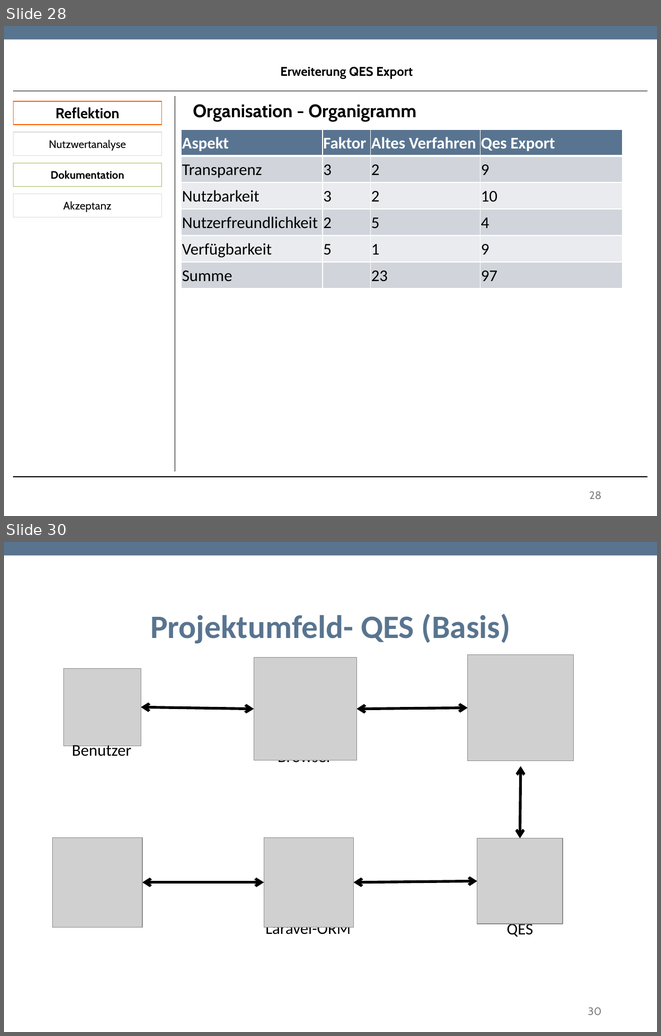
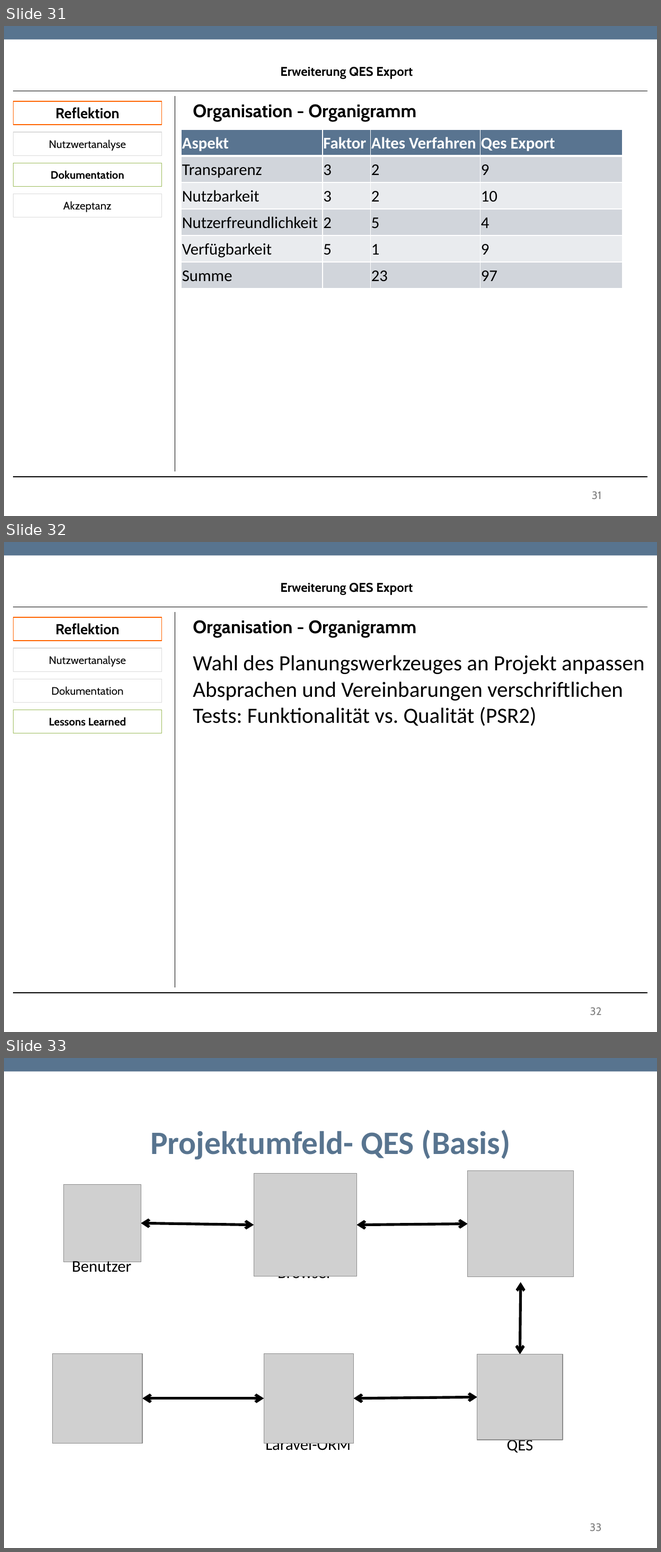
Before and after one commit to TwoHorus/dbExelExportLaravel, a slide deck: DOC/Fachgespraech.pptx. Shown one above the other, each under a label of ours: slides 28 and 30 before the commit, slides 31, 32 and 33 after it; the slides between them are not shown. The pictures are 661x1036 and 661x1552 pixels, drawn with LibreOffice and Linux fonts; fonts in the diff are those of the drawing; grey boxes stand for pictures; background and template pictures are left out. Boxes give left, top, right and bottom in pixels: in the first picture for what was removed or moved away, otherwise in the second. Text is boxed around its words. In the diff, an @@ line names an element or a change of style, - is before the commit and + after.

```diff
--- a/DOC/Fachgespraech.pptx
+++ b/DOC/Fachgespraech.pptx
@@ slide 32 added at box(4, 542, 657, 1032), background #FFFFFF; not listed: 1 template element that a slide beside it also shows @@
@@ text added at box(280, 583, 413, 595), 14 pt, text #000000, bold @@
+Erweiterung QES Export
@@ rectangle added at box(13, 617, 162, 641), fill #FFFFFF, outline #FF6400 0.85 pt, 16 pt, text #000000, bold @@
+Reflektion
@@ line added from (13, 607) to (648, 607), #000000 0.75 pt @@
@@ line added from (175, 612) to (175, 987), #000000 0.75 pt @@
@@ text added at box(193, 620, 416, 637), 20 pt, text #000000, bold @@
+Organisation - Organigramm
@@ rectangle added at box(13, 648, 162, 671), fill #FFFFFF, outline #DADADA 0.85 pt, 12 pt, text #000000 @@
+Nutzwertanalyse
@@ text added at box(193, 655, 645, 726), 24 pt, text #000000 @@
+Wahl des Planungswerkzeuges an Projekt anpassen
+Absprachen und Vereinbarungen verschriftlichen
+Tests: Funktionalität vs. Qualität (PSR2)
@@ rectangle added at box(13, 679, 162, 703), fill #FFFFFF, outline #DADADA 0.85 pt, 12 pt, text #000000 @@
+Dokumentation
@@ rectangle added at box(13, 710, 162, 733), fill #FFFFFF, outline #9BBB59 0.85 pt, 12 pt, text #000000, bold @@
+Lessons Learned
@@ line added from (13, 992) to (648, 992), #000000 0.75 pt @@
@@ page number added at box(590, 1007, 602, 1015), 12 pt, text #808080 @@
+32
@@ what was slide 28 is now slide 31 @@
@@ page number at box(592, 491, 601, 499): text changed @@
-28
+31
@@ what was slide 30 is now slide 33 @@
@@ page number at box(590, 1523, 601, 1531): text changed @@
-30
+33
```
Also in this commit, not shown: 1 slide changed, 3 other slides added, 1 slide removed.
